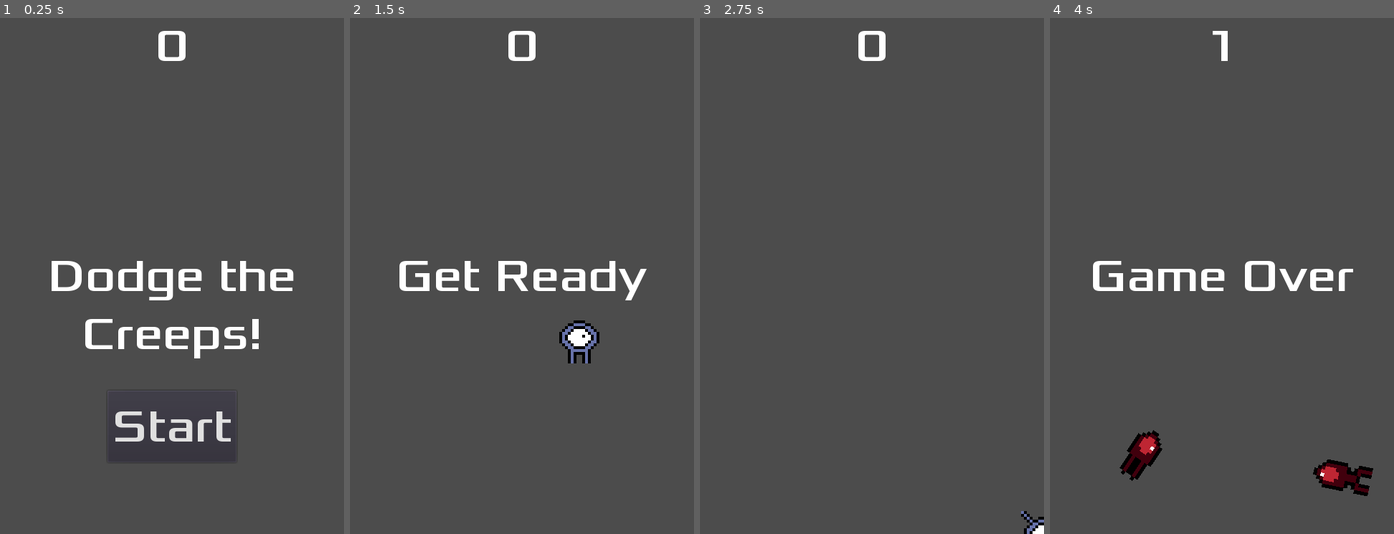
Above: before the commit, frames 1-4 (left to right).
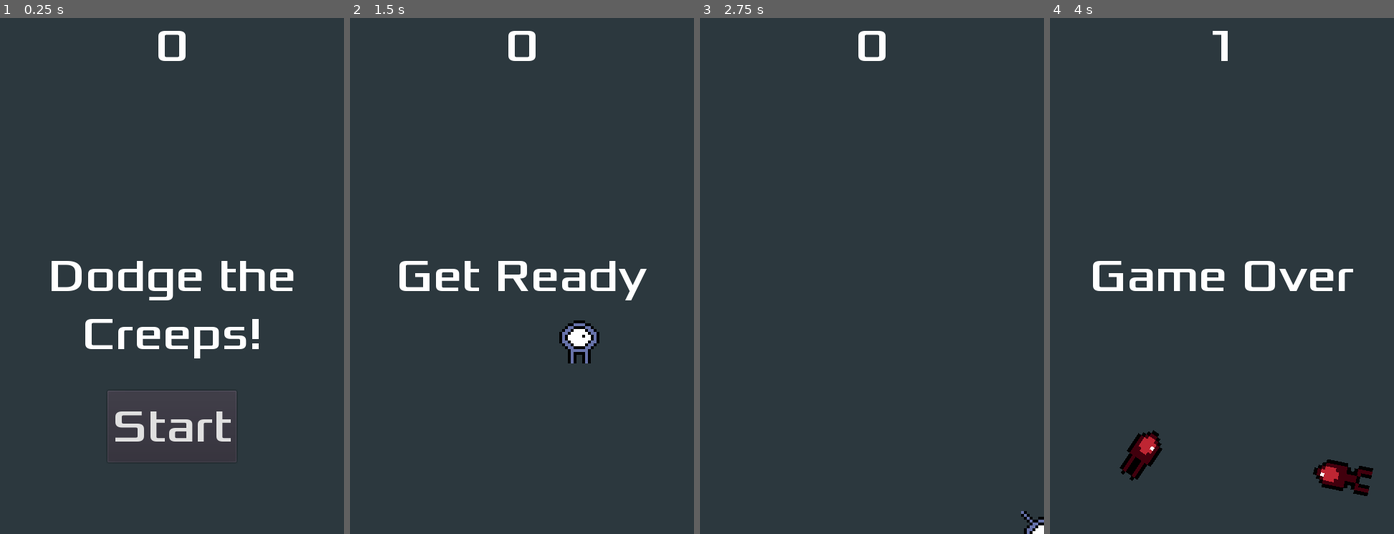
Above: after the commit, the same moments.

Repository: Michael-Brendo/Dodge_the_Creeps
Game: Godot game, scene res://Main.tscn
Same seed, same stepped clock (60 frames per second), same inputs: the game is played once before the commit and once after it.
Inputs:
- Up to frame 1 (0.25 s): no input
- Up to frame 2 (1.5 s): click "Start" at 0.5 s; tap Enter (start_game, bound only after the commit) at 1.25, 1.35 s; hold Right (move_right) from 1.28 s (still down)
- Up to frame 3 (2.75 s): release Right (move_right) at 2.03 s; hold Down (move_down) from 2.03 s (still down); tap Enter (start_game, bound only after the commit) at 2.1 s
- Up to frame 4 (4 s): release Down (move_down) at 2.78 s; hold Right (move_right) 2.78-3.53 s; tap Enter (start_game, bound only after the commit) at 2.85, 3.6 s; hold Up (move_up) from 3.53 s (still down)

The runs differ from the first frame. In frame 1, 91% of the frame differs, in the area x 0-100%, y 0-100%; in frame 2, 97%; in frame 3, 100%; in frame 4, 97%.

Commit message:
Finishing up

Diff:
--- a/HUD.tscn
+++ b/HUD.tscn
@@ -6,6 +6,12 @@
 [sub_resource type="DynamicFont" id=1]
 size = 64
 font_data = ExtResource( 2 )
+
+[sub_resource type="InputEventAction" id=2]
+action = "start_game"
+
+[sub_resource type="ShortCut" id=3]
+shortcut = SubResource( 2 )
 
 [node name="HUD" type="CanvasLayer"]
 script = ExtResource( 1 )
@@ -38,6 +44,7 @@
 margin_right = 90.0
 margin_bottom = -100.0
 custom_fonts/font = SubResource( 1 )
+shortcut = SubResource( 3 )
 text = "Start"
 
 [node name="MessageTimer" type="Timer" parent="."]
--- a/Main.gd
+++ b/Main.gd
@@ -11,6 +11,8 @@
 	$ScoreTimer.stop()
 	$MobTimer.stop()
 	$HUD.show_game_over()
+	$Music.stop()
+	$DeathSound.play()
 
 func new_game():
 	score = 0
@@ -19,6 +21,7 @@
 	$HUD.update_score(score)
 	$HUD.show_message("Get Ready")
 	get_tree().call_group("mobs", "queue_free")
+	$Music.play()
 
 
 func _on_StartTimer_timeout():
--- a/Main.tscn
+++ b/Main.tscn
@@ -1,9 +1,11 @@
-[gd_scene load_steps=6 format=2]
+[gd_scene load_steps=8 format=2]
 
 [ext_resource path="res://Player.tscn" type="PackedScene" id=1]
 [ext_resource path="res://Mob.tscn" type="PackedScene" id=2]
 [ext_resource path="res://Main.gd" type="Script" id=3]
 [ext_resource path="res://HUD.tscn" type="PackedScene" id=4]
+[ext_resource path="res://art/House In a Forest Loop.ogg" type="AudioStream" id=5]
+[ext_resource path="res://art/gameover.wav" type="AudioStream" id=6]
 
 [sub_resource type="Curve2D" id=1]
 _data = {
@@ -13,6 +15,11 @@
 [node name="Main" type="Node"]
 script = ExtResource( 3 )
 mob_scene = ExtResource( 2 )
+
+[node name="ColorRect" type="ColorRect" parent="."]
+anchor_right = 1.0
+anchor_bottom = 1.0
+color = Color( 0.172549, 0.219608, 0.243137, 1 )
 
 [node name="Player" parent="." instance=ExtResource( 1 )]
 visible = false
@@ -36,6 +43,12 @@
 
 [node name="HUD" parent="." instance=ExtResource( 4 )]
 
+[node name="Music" type="AudioStreamPlayer" parent="."]
+stream = ExtResource( 5 )
+
+[node name="DeathSound" type="AudioStreamPlayer" parent="."]
+stream = ExtResource( 6 )
+
 [connection signal="hit" from="Player" to="." method="game_over"]
 [connection signal="timeout" from="MobTimer" to="." method="_on_MobTimer_timeout"]
 [connection signal="timeout" from="ScoreTimer" to="." method="_on_ScoreTimer_timeout"]
--- a/project.godot
+++ b/project.godot
@@ -52,6 +52,11 @@
 "events": [ Object(InputEventKey,"resource_local_to_scene":false,"resource_name":"","device":0,"alt":false,"shift":false,"control":false,"meta":false,"command":false,"pressed":false,"scancode":16777234,"physical_scancode":0,"unicode":0,"echo":false,"script":null)
  ]
 }
+start_game={
+"deadzone": 0.5,
+"events": [ Object(InputEventKey,"resource_local_to_scene":false,"resource_name":"","device":0,"alt":false,"shift":false,"control":false,"meta":false,"command":false,"pressed":false,"scancode":16777221,"physical_scancode":0,"unicode":0,"echo":false,"script":null)
+ ]
+}
 
 [physics]
 
Not shown: 1 places in HUD.tscn that only renumber resources
